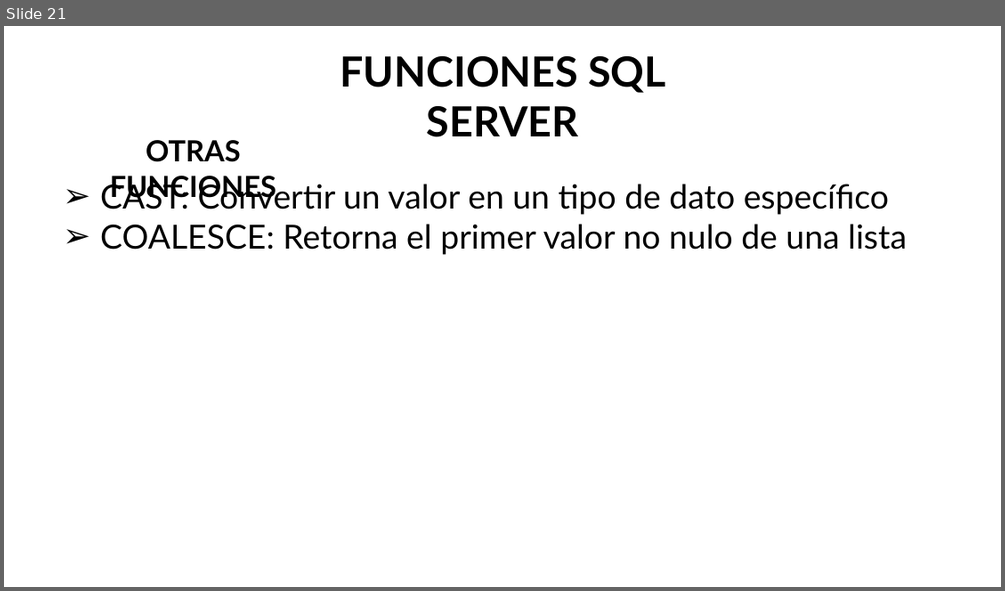
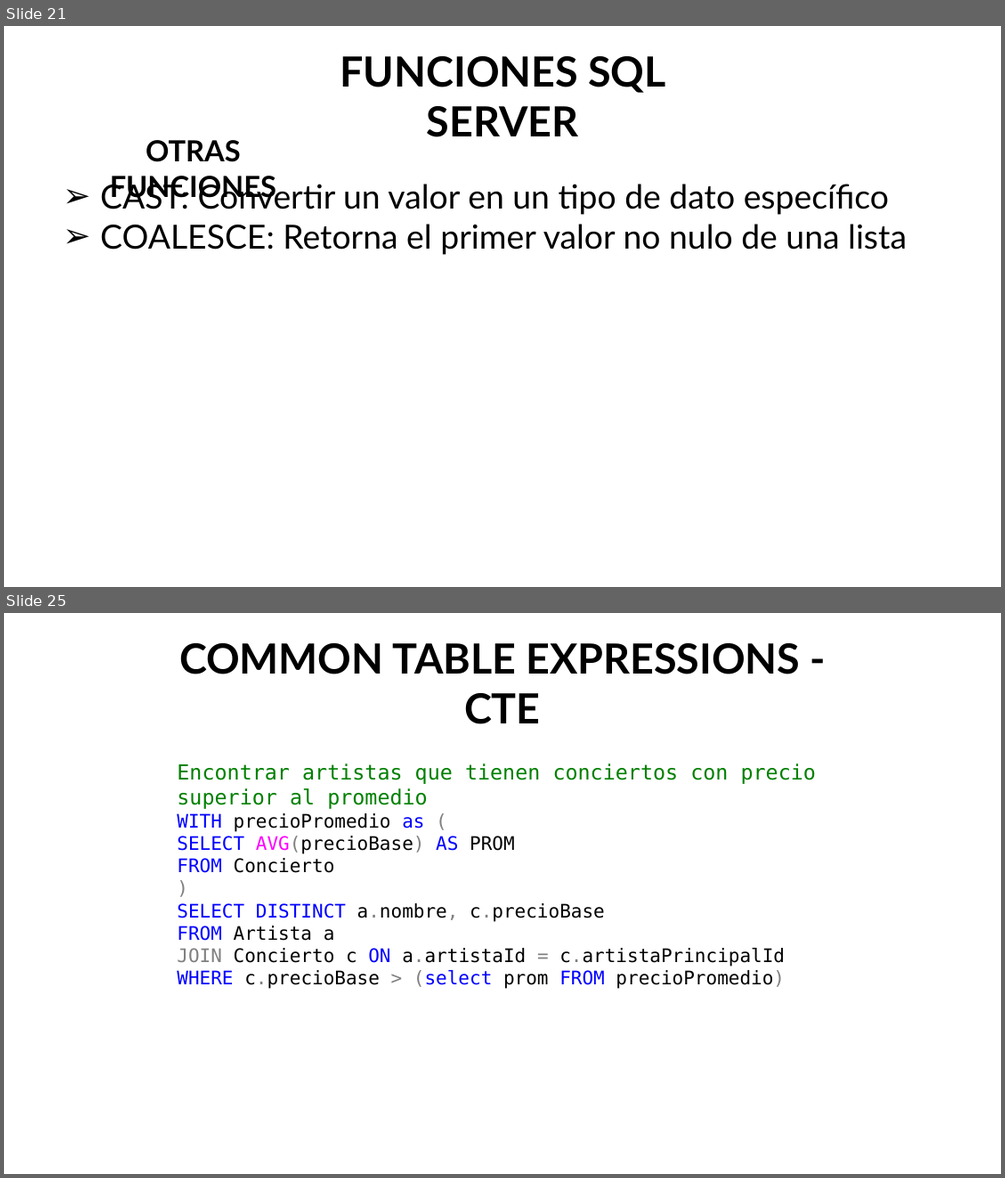
Before and after one commit to mateoloperac/Fundamentos-de-Bases-de-Datos, a slide deck: 02 - Introducción a bases de datos.pptx. Shown one above the other, each under a label of ours: slide 21 before the commit, slides 21 and 25 after it; the slides between them are not shown. The pictures are 1005x591 and 1005x1178 pixels, drawn with LibreOffice and Linux fonts; fonts in the diff are those of the drawing; background and template pictures are left out. Boxes give left, top, right and bottom in pixels: in the first picture for what was removed or moved away, otherwise in the second. Text is boxed around its words. In the diff, an @@ line names an element or a change of style, - is before the commit and + after.

```diff
--- a/02 - Introducción a bases de datos.pptx
+++ b/02 - Introducción a bases de datos.pptx
@@ slide 25 added at <box>4,613,1001,1174</box>, background picture (left out) @@
@@ text added at <box>179,643,801,724</box>, 40 pt, text #000000, bold @@
+COMMON TABLE EXPRESSIONS - CTE
@@ text added at <box>177,763,816,989</box>, 18 pt, text #000000 @@
+Encontrar artistas que tienen conciertos con precio superior al promedio
+WITH precioPromedio as (
+SELECT AVG(precioBase) AS PROM
+FROM Concierto
+)
+SELECT DISTINCT a.nombre, c.precioBase
+FROM Artista a
+JOIN Concierto c ON a.artistaId = c.artistaPrincipalId
+WHERE c.precioBase > (select prom FROM precioPromedio)
```
Also in this commit, not shown: 2 slides changed, 2 other slides added, 6 other files.
